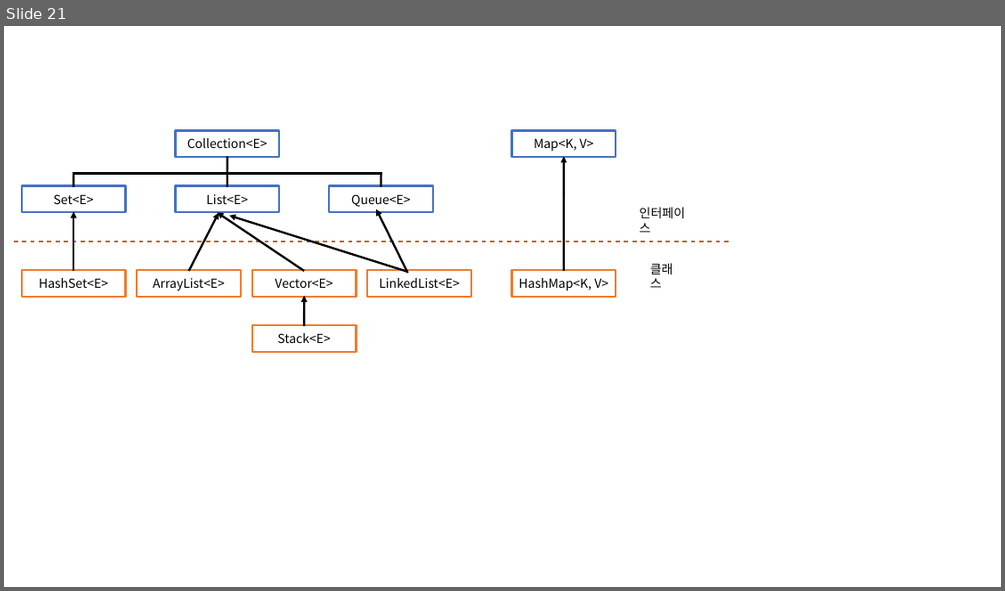
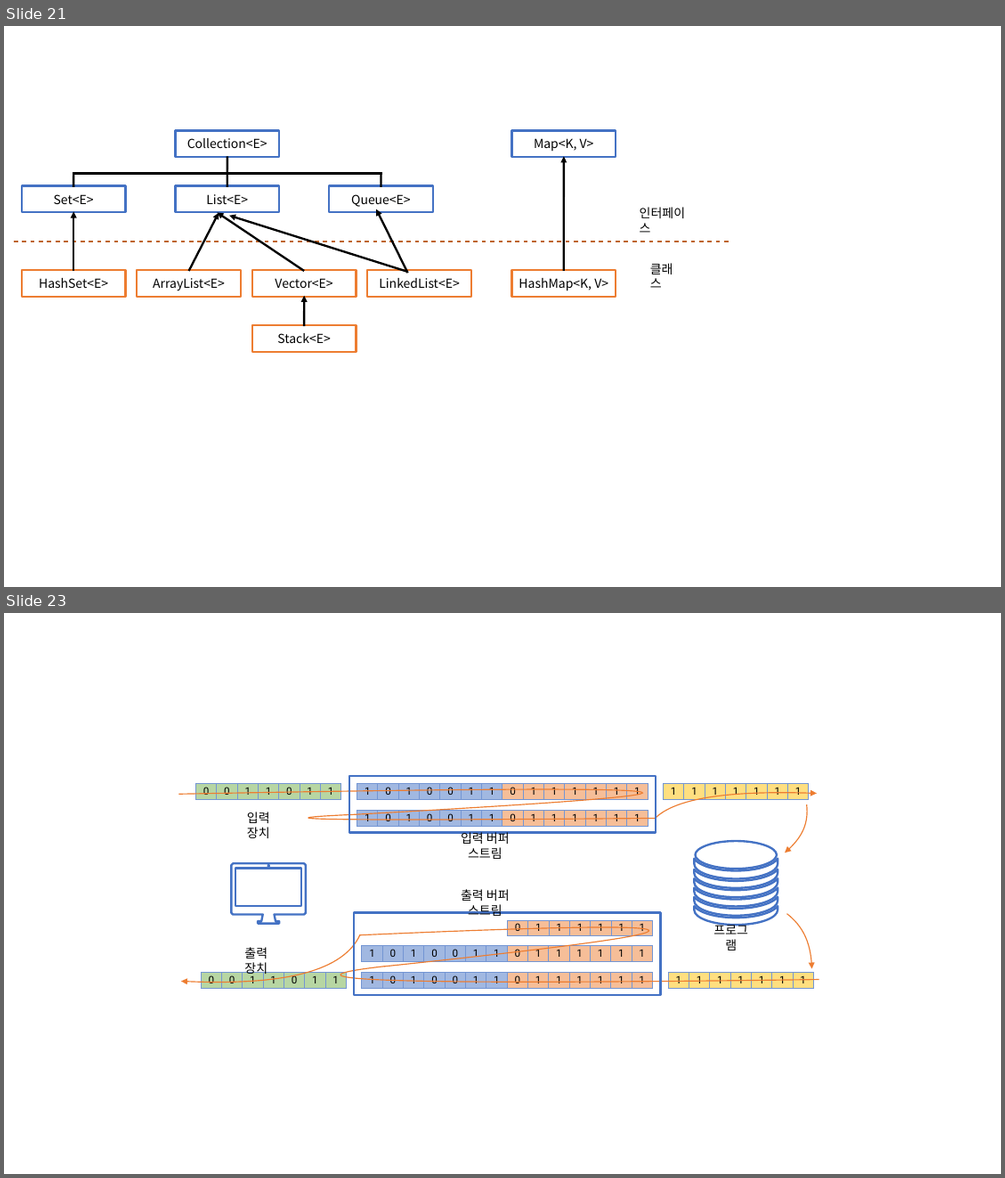
Before and after one commit to Rap0d/rap0d.github.io, a slide deck: assets/form/matrix.pptx. Shown one above the other, each under a label of ours: slide 21 before the commit, slides 21 and 23 after it; the slides between them are not shown. The pictures are 1005x591 and 1005x1178 pixels, drawn with LibreOffice and Linux fonts; fonts in the diff are those of the drawing. Boxes give left, top, right and bottom in pixels: in the first picture for what was removed or moved away, otherwise in the second. Text is boxed around its words. In the diff, an @@ line names an element or a change of style, - is before the commit and + after.

```diff
--- a/assets/form/matrix.pptx
+++ b/assets/form/matrix.pptx
@@ slide 23 added at (4,613,1001,1174), background #FFFFFF @@
@@ freeform shape added at (179,789,643,815), outline #ED7D31 1 pt @@
@@ table added at (196,784,343,800), 1 rows, 7 columns @@
+0 | 0 | 1 | 1 | 0 | 1 | 1
@@ rectangle added at (349,776,656,832), outline #4472C4 2 pt @@
@@ table added at (357,784,650,801), 1 rows, 14 columns @@
+1 | 0 | 1 | 0 | 0 | 1 | 1 | 0 | 1 | 1 | 1 | 1 | 1 | 1
@@ freeform shape added at (655,793,817,818), outline #ED7D31 1 pt @@
@@ table added at (663,784,810,801), 1 rows, 7 columns @@
+1 | 1 | 1 | 1 | 1 | 1 | 1
@@ text added at (247,811,270,838), 12 pt, text #000000 @@
+입력 장치
@@ freeform shape added at (308,815,655,820), outline #ED7D31 1 pt @@
@@ table added at (357,811,650,826), 1 rows, 14 columns @@
+1 | 0 | 1 | 0 | 0 | 1 | 1 | 0 | 1 | 1 | 1 | 1 | 1 | 1
@@ freeform shape added at (785,804,807,852), outline #ED7D31 1 pt @@
@@ text added at (461,831,510,859), 12 pt, text #000000 @@
+입력 버퍼 스트림
@@ freeform shape added at (695,841,778,925), fill #FFFFFF, outline #4472C4 2 pt @@
@@ freeform shape added at (231,863,306,924), fill #FFFFFF, outline #4472C4 2 pt @@
@@ text added at (461,889,510,916), 12 pt, text #000000 @@
+출력 버퍼 스트림
@@ rectangle added at (354,912,661,995), outline #4472C4 2 pt @@
@@ freeform shape added at (359,927,648,966), outline #ED7D31 1 pt @@
@@ table added at (507,920,654,938), 1 rows, 7 columns @@
+0 | 1 | 1 | 1 | 1 | 1 | 1
@@ text added at (713,923,748,950), 12 pt, text #000000 @@
+프로그램
@@ freeform shape added at (787,914,811,969), outline #ED7D31 1 pt @@
@@ freeform shape added at (181,934,360,981), outline #ED7D31 1 pt @@
@@ text added at (244,947,267,977), 12 pt, text #000000 @@
+출력 장치
@@ table added at (362,946,655,963), 1 rows, 14 columns @@
+1 | 0 | 1 | 0 | 0 | 1 | 1 | 0 | 1 | 1 | 1 | 1 | 1 | 1
@@ table added at (201,972,348,988), 1 rows, 7 columns @@
+0 | 0 | 1 | 1 | 0 | 1 | 1
@@ freeform shape added at (340,966,819,981), outline #ED7D31 1 pt @@
@@ table added at (362,972,655,988), 1 rows, 14 columns @@
+1 | 0 | 1 | 0 | 0 | 1 | 1 | 0 | 1 | 1 | 1 | 1 | 1 | 1
@@ table added at (668,972,815,988), 1 rows, 7 columns @@
+1 | 1 | 1 | 1 | 1 | 1 | 1
```
Also in this commit, not shown: 17 slides changed, 2 other files.
